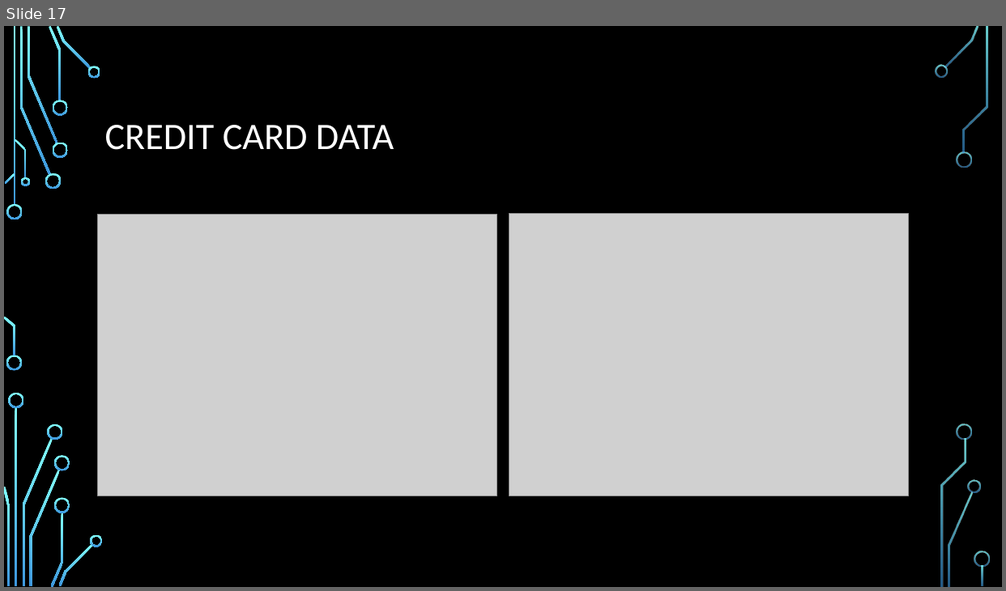
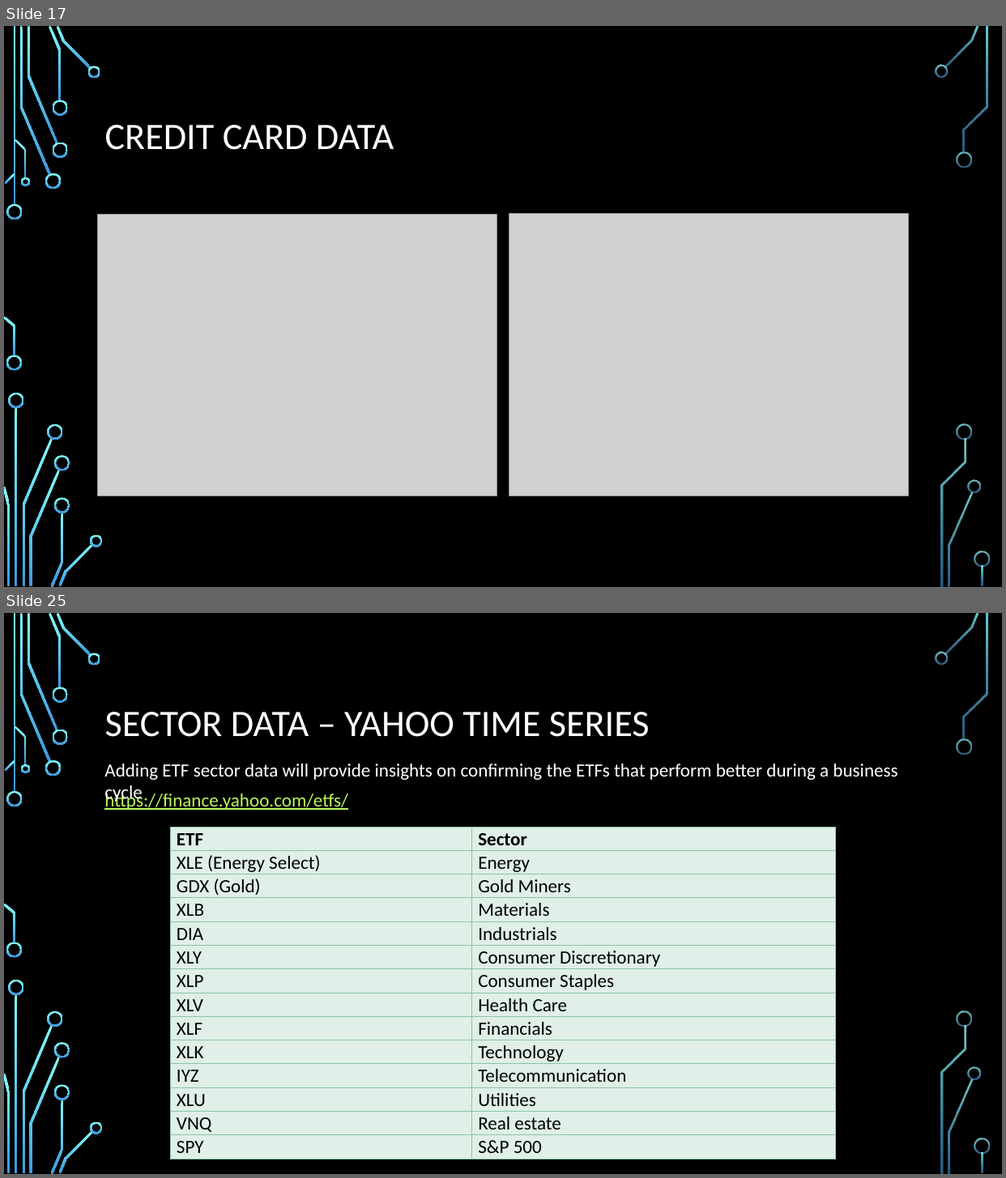
Before and after one commit to shawnmccarthy/anomalydetection, a slide deck: mccarthy-shawn_slides.pptx. Shown one above the other, each under a label of ours: slide 17 before the commit, slides 17 and 25 after it; the slides between them are not shown. The pictures are 1006x591 and 1006x1178 pixels, drawn with LibreOffice and Linux fonts; fonts in the diff are those of the drawing; grey boxes stand for pictures; background and template pictures are left out. Boxes give left, top, right and bottom in pixels: in the first picture for what was removed or moved away, otherwise in the second. Text is boxed around its words. In the diff, an @@ line names an element or a change of style, - is before the commit and + after.

```diff
--- a/mccarthy-shawn_slides.pptx
+++ b/mccarthy-shawn_slides.pptx
@@ slide 25 added at box(4, 613, 1002, 1174), background picture (left out); not listed: 36 template elements that a slide beside it also shows @@
@@ title added at box(105, 712, 650, 737), 36 pt, text #FFFFFF @@
+SECTOR DATA – YAHOO TIME SERIES
@@ text added at box(104, 764, 897, 780), 18 pt, text #FFFFFF @@
+Adding ETF sector data will provide insights on confirming the ETFs that perform better during a business cycle
@@ text added at box(104, 791, 348, 810), 18 pt, text #B8FA56, underline @@
+https://finance.yahoo.com/etfs/
@@ table added at box(170, 827, 836, 1157), 14 rows, 2 columns @@
+ETF | Sector
+XLE (Energy Select) | Energy
+GDX (Gold) | Gold Miners
+XLB | Materials
+DIA | Industrials
+XLY | Consumer Discretionary
+XLP | Consumer Staples
+XLV | Health Care
+XLF | Financials
+XLK | Technology
+IYZ | Telecommunication
+XLU | Utilities
+VNQ | Real estate
+SPY | S&P 500
```
Also in this commit, not shown: 1 slide changed, 10 other slides added, 1 other file.
